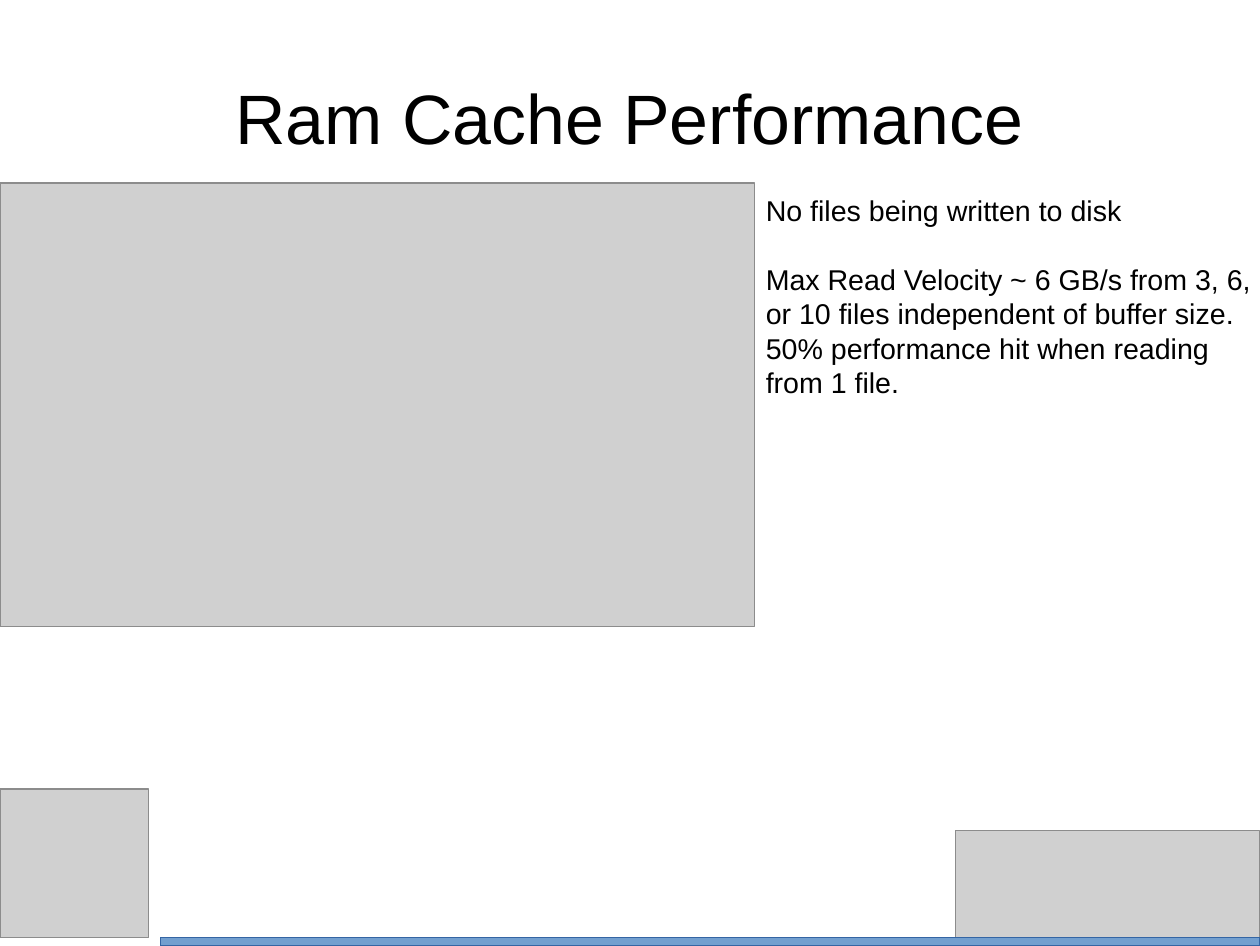
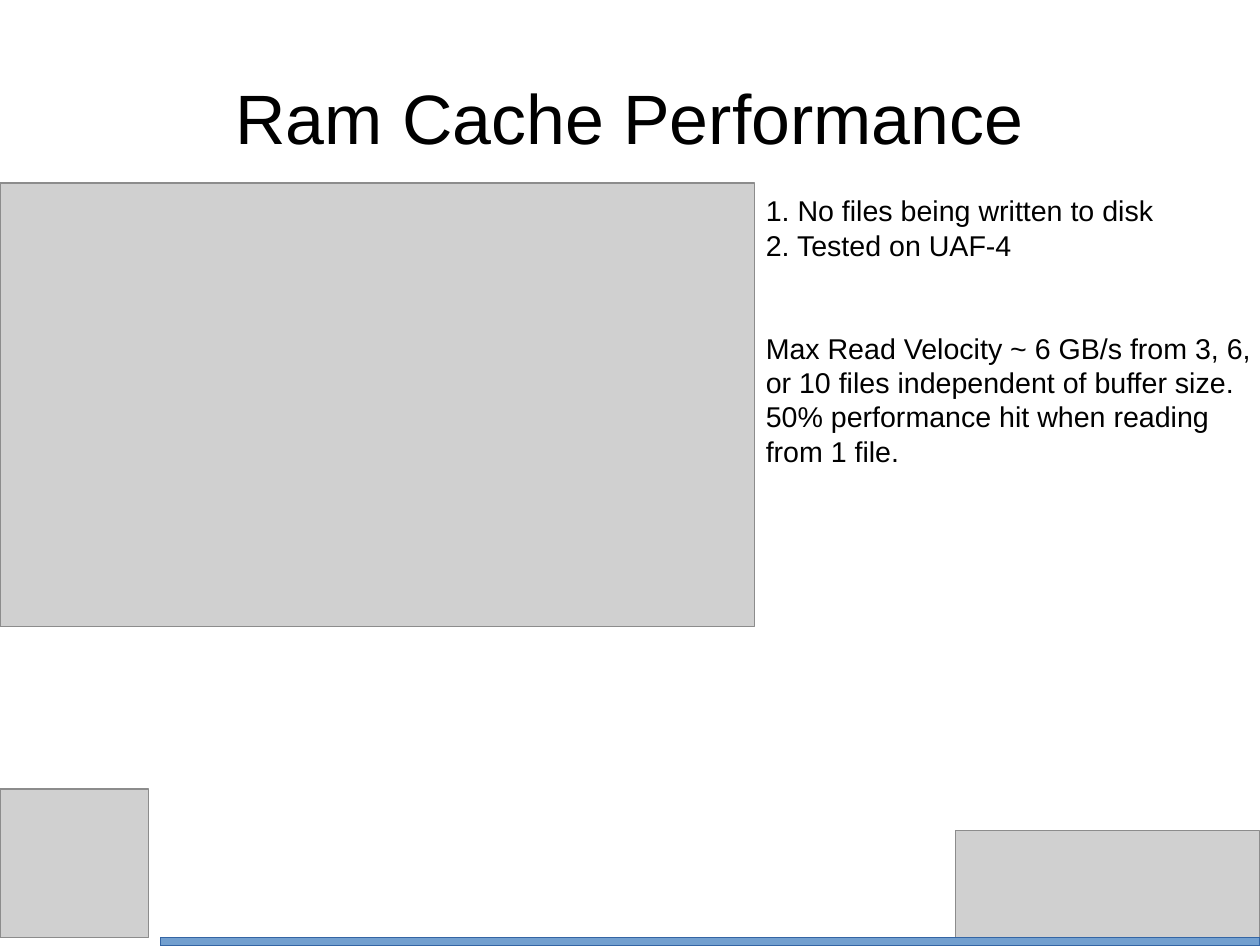
Before and after one commit to bth5032/CMS, a slide deck: slide 8 of Summer_2015/IOHeavyCI/Results/Powerpoint/performance.odp. Drawn at 1260x946 pixels with LibreOffice and Linux fonts; fonts in the diff are those of the drawing; grey boxes stand for pictures. Boxes give left, top, right and bottom in pixels: in the first picture for what was removed or moved away, otherwise in the second. Text is boxed around its words. In the diff, an @@ line names an element or a change of style, - is before the commit and + after.

```diff
--- a/Summer_2015/IOHeavyCI/Results/Powerpoint/performance.odp
+++ b/Summer_2015/IOHeavyCI/Results/Powerpoint/performance.odp
@@ text at (766,200,1153,257): text changed @@
-No files being written to disk
+1. No files being written to disk
+2. Tested on UAF-4
```
Also in this commit, not shown: 4 other slides changed, 2 slides added, 4 other files.
